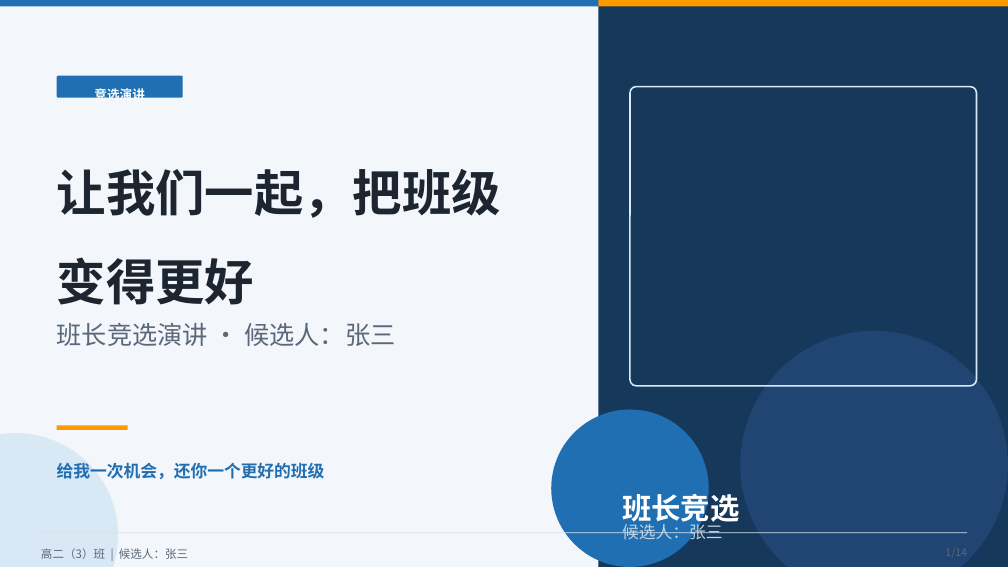
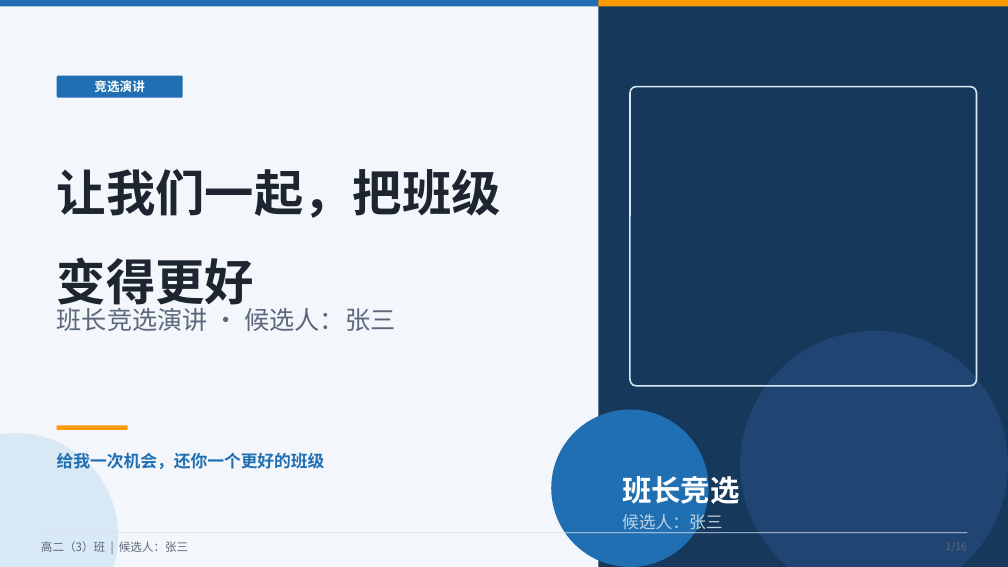
Before and after one commit to NEMU-CAN/Codex-PPT, a slide deck: slide 1 of dist/class-monitor-academic.pptx. Drawn at 1008x567 pixels with LibreOffice and Linux fonts; fonts in the diff are those of the drawing. Boxes give left, top, right and bottom in pixels: in the first picture for what was removed or moved away, otherwise in the second. Text is boxed around its words. In the diff, an @@ line names an element or a change of style, - is before the commit and + after.

```diff
--- a/dist/class-monitor-academic.pptx
+++ b/dist/class-monitor-academic.pptx
@@ text "竞选演讲" at [94, 80, 144, 92]: line spacing 1.5 to 1; vertical alignment top to middle @@
@@ line spacing 1.5 to 1 in 5 elements at [57, 303, 395, 331], [57, 452, 325, 469], [622, 472, 739, 510], [622, 511, 722, 533], [41, 541, 188, 552] @@
@@ text at [945, 542, 967, 550]: text changed @@
-1/14
+1/16
```
Also in this commit, not shown: 13 other slides changed, 2 slides added, 5 other files.
